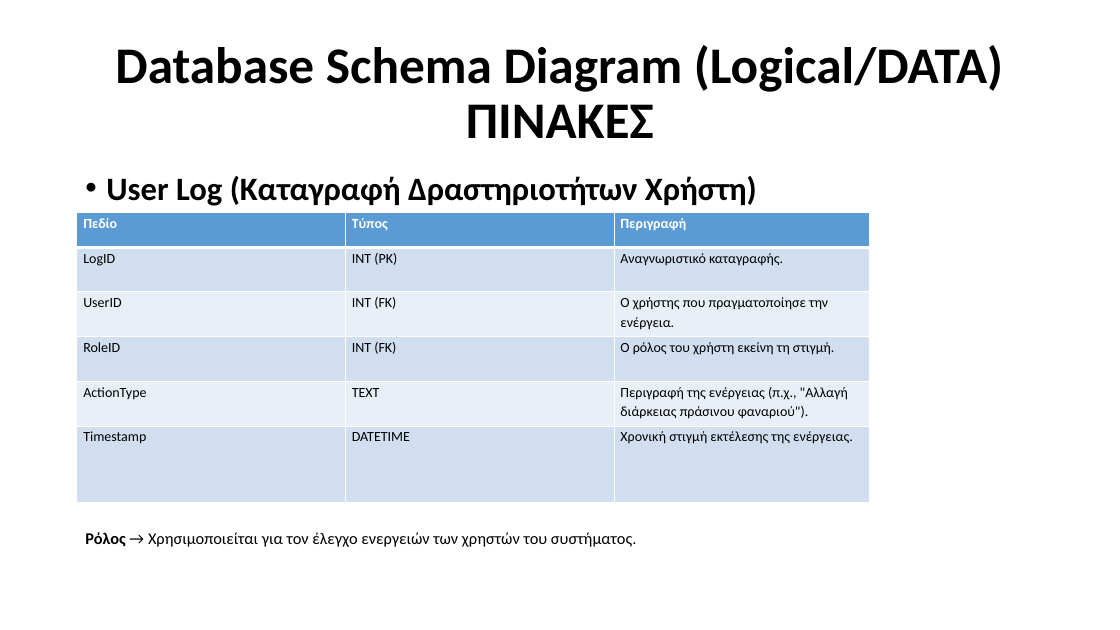
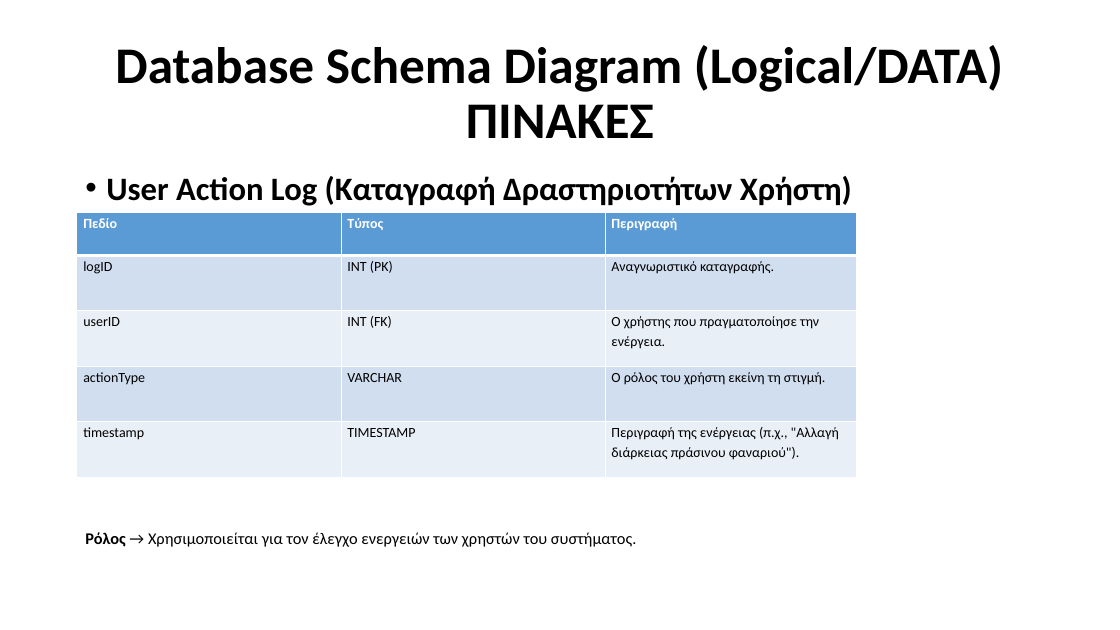
Before and after one commit to Ath21/STL_Drive, a slide deck: slide 23 of Presentation.pptx (slide 21 before the commit). Drawn at 1120x630 pixels with LibreOffice and Linux fonts; fonts in the diff are those of the drawing. Boxes give left, top, right and bottom in pixels: in the first picture for what was removed or moved away, otherwise in the second. Text is boxed around its words. In the diff, an @@ line names an element or a change of style, - is before the commit and + after.

```diff
--- a/Presentation.pptx
+++ b/Presentation.pptx
@@ text at (106,176,852,206): text changed @@
-• User Log (Καταγραφή Δραστηριοτήτων Χρήστη)
+• User Action Log (Καταγραφή Δραστηριοτήτων Χρήστη)
@@ table at (77,213,856,477) @@
-row 2: LogID | INT (PK) | Αναγνωριστικό καταγραφής.
-row 3: UserID | INT (FK) | Ο χρήστης που πραγματοποίησε την ενέργεια.
-row 4: RoleID | INT (FK) | Ο ρόλος του χρήστη εκείνη τη στιγμή.
-row 5: ActionType | TEXT | Περιγραφή της ενέργειας (π.χ., "Αλλαγή διάρκειας πράσινου φαναριού").
-row 6: Timestamp | DATETIME | Χρονική στιγμή εκτέλεσης της ενέργειας.
+row 2: logID | INT (PK) | Αναγνωριστικό καταγραφής.
+row 3: userID | INT (FK) | Ο χρήστης που πραγματοποίησε την ενέργεια.
+row 4: actionType | VARCHAR | Ο ρόλος του χρήστη εκείνη τη στιγμή.
+row 5: timestamp | TIMESTAMP | Περιγραφή της ενέργειας (π.χ., "Αλλαγή διάρκειας πράσινου φαναριού").
@@ table: place and size @@
-table at (77,213,870,502)
+table at (77,213,856,477)
```
Also in this commit, not shown: 5 other slides changed, 2 slides added.
